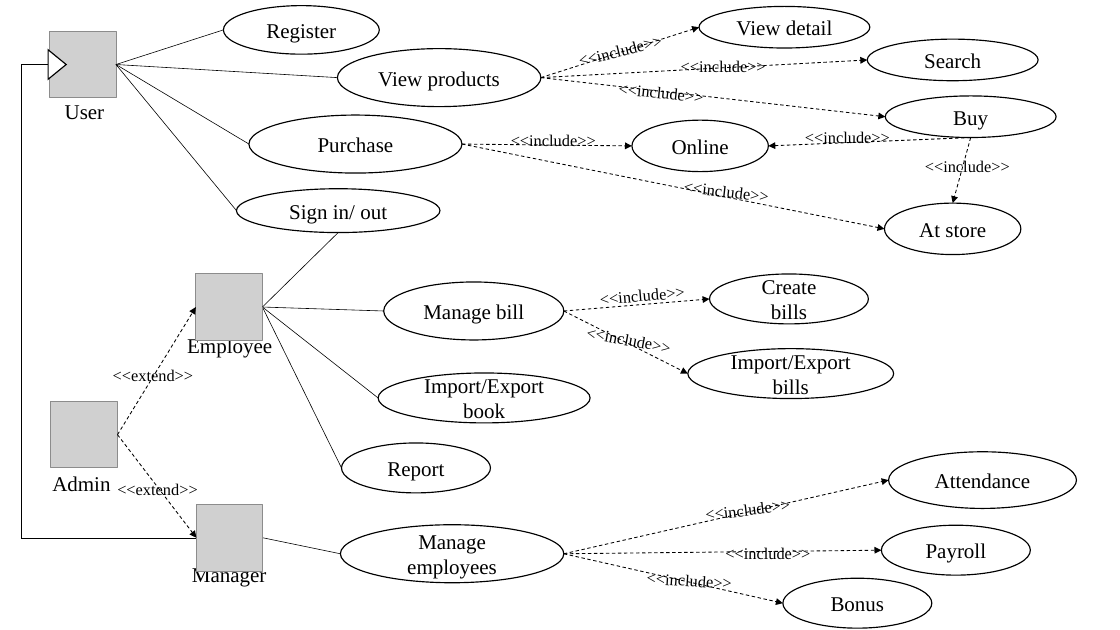
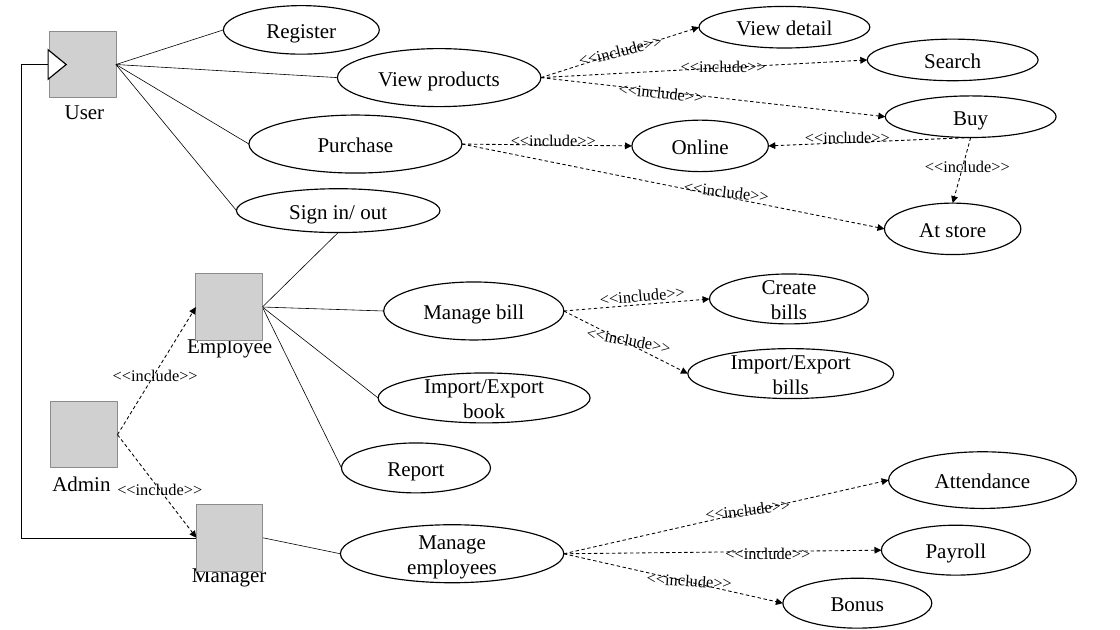
Before and after one commit to Group14-CNPM/BookstoreManagement, a slide deck: slide 2 of Diagram/Usecase Diagram.pptx. Drawn at 1120x630 pixels with LibreOffice and Linux fonts; fonts in the diff are those of the drawing; grey boxes stand for pictures. Boxes give left, top, right and bottom in pixels: in the first picture for what was removed or moved away, otherwise in the second. Text is boxed around its words. In the diff, an @@ line names an element or a change of style, - is before the commit and + after.

```diff
--- a/Diagram/Usecase Diagram.pptx
+++ b/Diagram/Usecase Diagram.pptx
@@ text at (113, 369, 198, 384): text changed @@
-<<extend>>
+<<include>>
@@ text at (117, 482, 202, 499): text changed @@
-<<extend>>
+<<include>>
```
